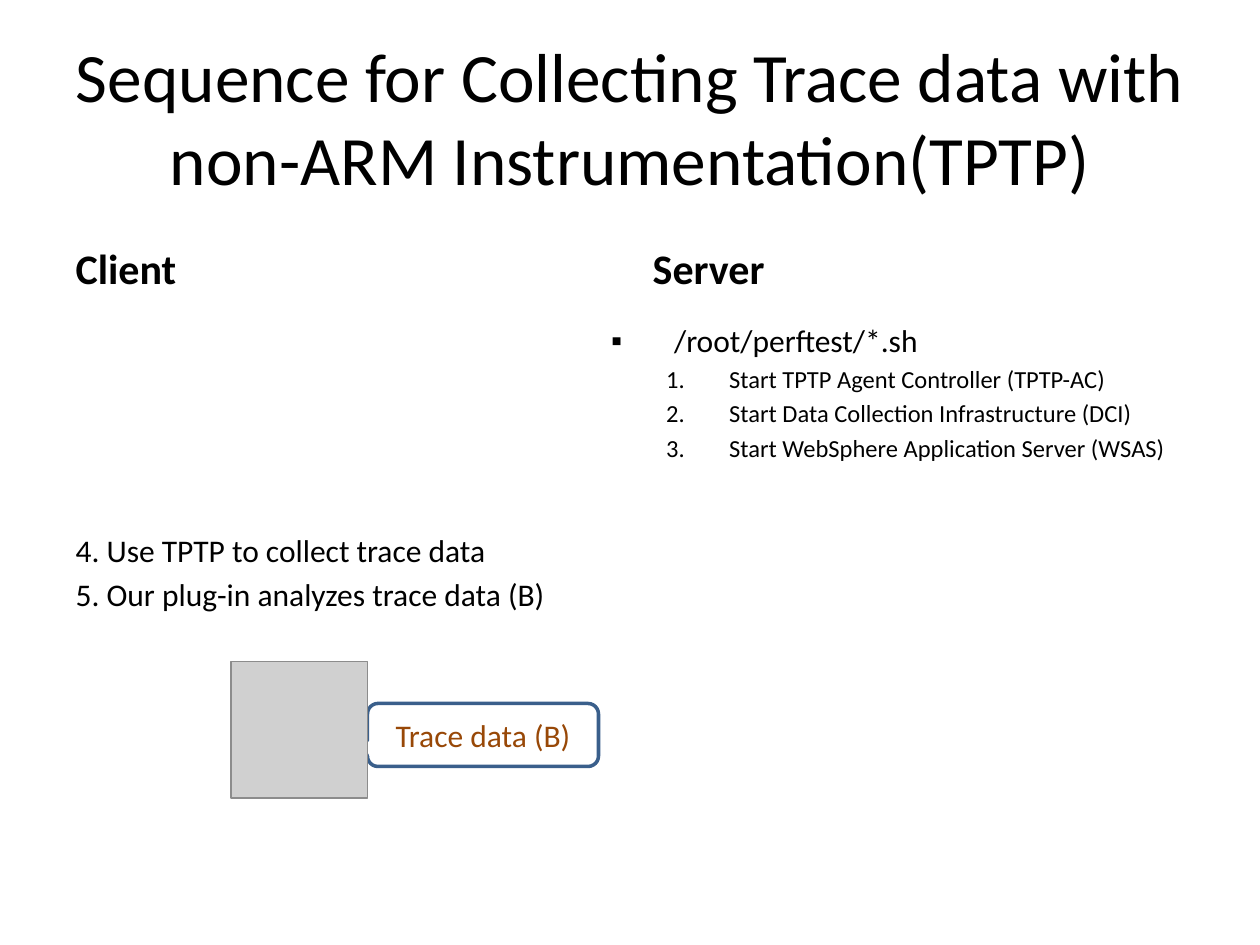
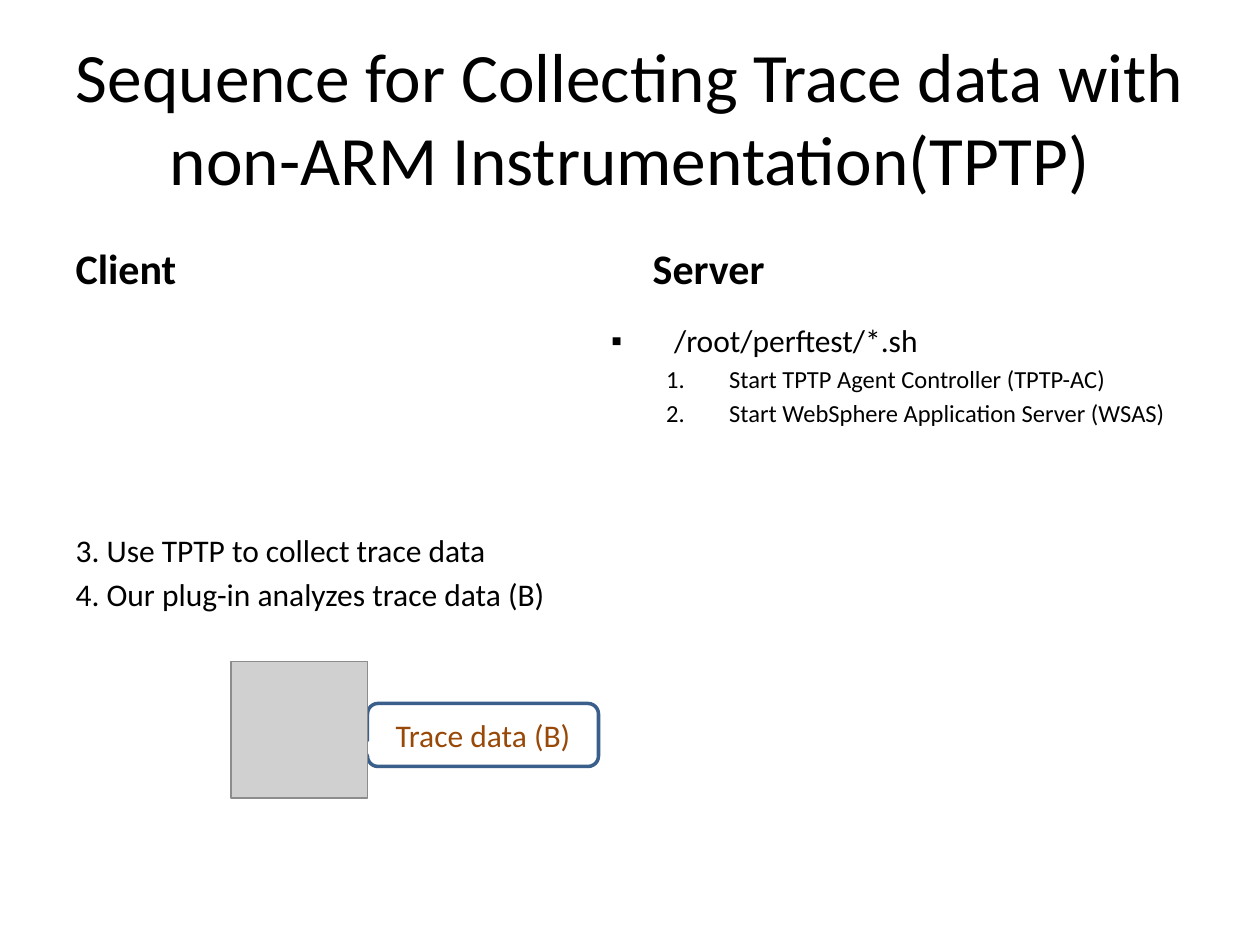
Before and after one commit to wsgan001/asegrp, a slide deck: slide 19 of papers/DRCPA/docs/PerfTest - Profiling.pptx (slide 8 before the commit). Drawn at 1260x945 pixels with LibreOffice and Linux fonts; fonts in the diff are those of the drawing; grey boxes stand for pictures. Boxes give left, top, right and bottom in pixels: in the first picture for what was removed or moved away, otherwise in the second. Text is boxed around its words. In the diff, an @@ line names an element or a change of style, - is before the commit and + after.

```diff
--- a/papers/DRCPA/docs/PerfTest - Profiling.pptx
+++ b/papers/DRCPA/docs/PerfTest - Profiling.pptx
@@ text at <box>729,404,1131,425</box>: paragraph removed @@
-  2. Start Data Collection Infrastructure (DCI)
@@ text at <box>76,540,544,612</box>: text changed @@
-  4. Use TPTP to collect trace data
-5. Our plug-in analyzes trace data (B)
+  3. Use TPTP to collect trace data
+4. Our plug-in analyzes trace data (B)
```
Also in this commit, not shown: 6 other slides changed, 5 slides added, 2 slides removed, 3 other files.
